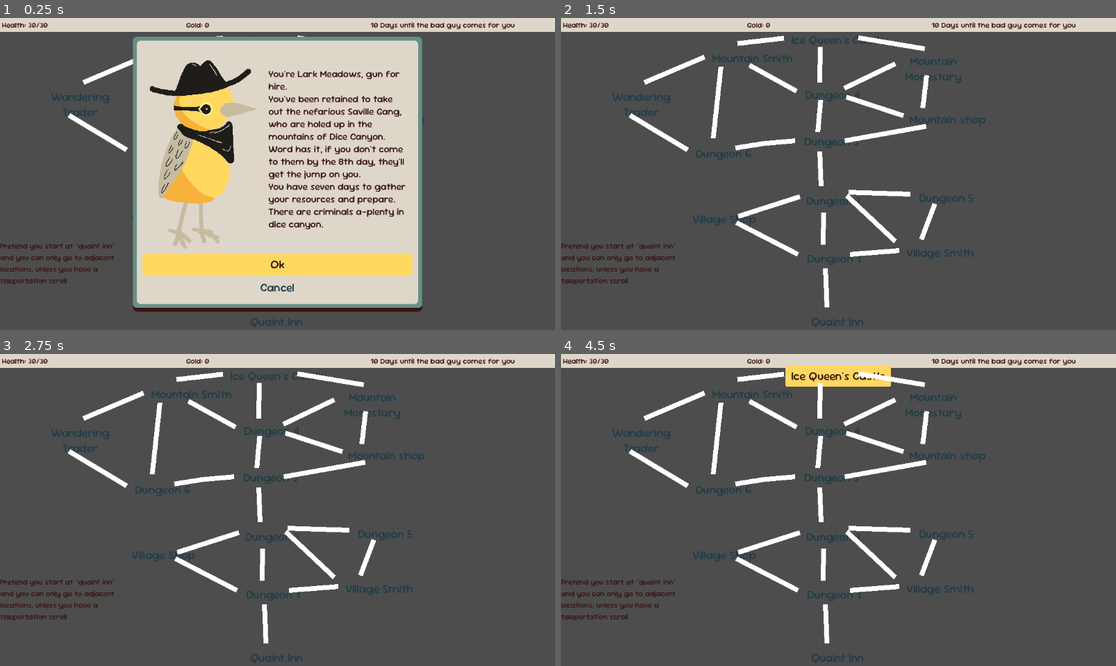
Above: before the commit, frames 1-4 (two rows, left to right).
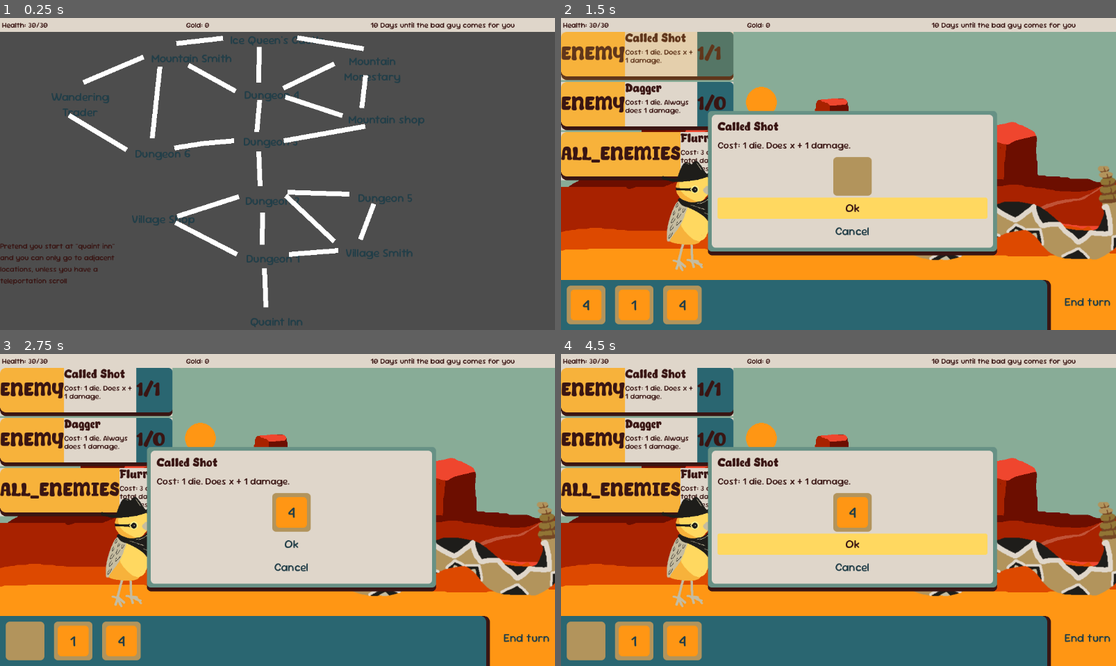
Above: after the commit, the same moments.

Repository: maryilewis/dice-game
Game: Godot game, scene res://main/main.tscn
Same seed, same stepped clock (60 frames per second), same inputs: the game is played once before the commit and once after it.
Inputs (mouse positions are in pixels of both pictures, inside the frame that each line leads up to):
- Up to frame 1 (0.25 s): no input
- Up to frame 2 (1.5 s): click (838, 264) at 0.5 s, where only the run before the commit has a clickable "Ok"; click (649, 55) at 1.27 s
- Up to frame 3 (2.75 s): click (27, 641) at 2 s, where only the run after the commit has a clickable "4"
- Up to frame 4 (4.5 s): click (633, 641) at 2.75 s, where only the run after the commit has a clickable "1"; click (855, 544) at 3.5 s, where only the run after the commit has a clickable "Ok"; click (838, 375) at 4.25 s, where only the run before the commit has a clickable "Ice Queen's Castle"

The runs differ from the first frame. In frame 1, 46% of the frame differs, in the area x 23-77%, y 6-95%; in frame 2, 95%; in frame 3, 95%; in frame 4, 95%, in the area x 0-100%, y 3-100%.

Commit message:
more good styling

Diff:
--- a/abilities/ability.gd
+++ b/abilities/ability.gd
@@ -1,3 +1,4 @@
+## Represents an instance of an ability
 @abstract
 class_name Ability extends Node
 
--- a/locations/dungeon_visual.gd
+++ b/locations/dungeon_visual.gd
@@ -2,6 +2,7 @@
 
 const DIE = preload("uid://b7tillw5s46vh")
 const ABILITY_SUMMARY = preload("uid://c4y33hfvqujok")
+const ABILITY_LIST_ITEM = preload("uid://bv2jb61ljkhrv")
 
 @export var player: Player
 @export var dungeon: Dungeon
@@ -17,10 +18,10 @@
 func _list_abilities():
 	print(player.abilities)
 	for ability in player.abilities:
-		var button = Button.new()
-		button.text = ability.display_name
-		button.pressed.connect(_select_ability.bind(ability))
-		%AbilityButtons.add_child(button)
+		var ability_button = ABILITY_LIST_ITEM.instantiate()
+		ability_button.ability = ability
+		ability_button.pressed.connect(_select_ability.bind(ability))
+		%AbilityButtons.add_child(ability_button)
 
 
 func _select_ability(ability: Ability):
--- a/locations/dungeon_visual.tscn
+++ b/locations/dungeon_visual.tscn
@@ -36,12 +36,8 @@
 [node name="AbilityButtons" type="VBoxContainer" parent="."]
 unique_name_in_owner = true
 layout_mode = 1
-anchors_preset = 4
-anchor_top = 0.5
-anchor_bottom = 0.5
-offset_top = -20.0
-offset_right = 40.0
-offset_bottom = 20.0
+anchors_preset = 9
+anchor_bottom = 1.0
 grow_vertical = 2
 
 [node name="BottomOfScreen" type="HBoxContainer" parent="."]
--- a/main/main.tscn
+++ b/main/main.tscn
@@ -40,6 +40,7 @@
 
 [node name="InstructionsModal" parent="." instance=ExtResource("1_53q0u")]
 unique_name_in_owner = true
+visible = false
 layout_mode = 1
 offset_left = -300.0
 offset_top = -200.0
--- a/shared ui elements/ability list item/ability_list_item.gd
+++ b/shared ui elements/ability list item/ability_list_item.gd
@@ -1,14 +1,28 @@
 class_name AbilityListItem extends Control
+
+signal pressed
 
 @export var ability: Ability:
 	set(value):
 		ability = value
-		%TargetsLabel.text = ability.target_type
+		%TargetsLabel.text = str(Ability.TargetType.keys()[ability.target_type])
 		%NameLabel.text = ability.display_name
 		%DescriptionLabel.text = ability.description
 		if ability.single_use:
 			%UsesLabel.text = "Single"
 		else:
-			%UsesLabel.text = ability.uses_per_turn
+			%UsesLabel.text = str(ability.uses_left) + "/" + str(ability.uses_per_turn)
 	get():
 		return ability
+
+
+func _used_up():
+	print("this ability should be disabled now")
+
+func _restored():
+	print("this ability is all better now")
+
+
+
+func _on_button_pressed():
+	pressed.emit()
--- a/shared ui elements/ability list item/ability_list_item.tscn
+++ b/shared ui elements/ability list item/ability_list_item.tscn
@@ -21,62 +21,70 @@
 corner_radius_top_right = 8
 corner_radius_bottom_right = 8
 
-[node name="AbilityListItem" type="Control"]
-layout_mode = 3
-anchors_preset = 15
-anchor_right = 1.0
-anchor_bottom = 1.0
-grow_horizontal = 2
+[node name="AbilityListItem" type="PanelContainer"]
+custom_minimum_size = Vector2(300, 100)
+anchors_preset = 4
+anchor_top = 0.5
+anchor_bottom = 0.5
+offset_top = -50.0
+offset_right = 300.0
+offset_bottom = 50.0
 grow_vertical = 2
+size_flags_horizontal = 0
+size_flags_vertical = 4
 script = ExtResource("1_ae7er")
 
-[node name="Button" type="Button" parent="."]
-layout_mode = 1
-anchors_preset = 15
-anchor_right = 1.0
-anchor_bottom = 1.0
-grow_horizontal = 2
-grow_vertical = 2
-
-[node name="HBoxContainer" type="HBoxContainer" parent="Button"]
-layout_mode = 0
-offset_right = 40.0
-offset_bottom = 40.0
+[node name="HBoxContainer" type="HBoxContainer" parent="."]
+layout_mode = 2
+mouse_filter = 2
 theme_override_constants/separation = 0
 
-[node name="PanelContainer" type="PanelContainer" parent="Button/HBoxContainer"]
+[node name="PanelContainer" type="PanelContainer" parent="HBoxContainer"]
 custom_minimum_size = Vector2(75, 100)
 layout_mode = 2
 theme_override_styles/panel = SubResource("StyleBoxFlat_ae7er")
 
-[node name="TargetsLabel" type="Label" parent="Button/HBoxContainer/PanelContainer"]
+[node name="TargetsLabel" type="Label" parent="HBoxContainer/PanelContainer"]
 unique_name_in_owner = true
 layout_mode = 2
 theme_type_variation = &"HeaderLarge"
 
-[node name="PanelContainer2" type="PanelContainer" parent="Button/HBoxContainer"]
+[node name="PanelContainer2" type="PanelContainer" parent="HBoxContainer"]
 custom_minimum_size = Vector2(150, 75)
 layout_mode = 2
 theme_override_styles/panel = SubResource("StyleBoxFlat_hy4hf")
 
-[node name="VBoxContainer" type="VBoxContainer" parent="Button/HBoxContainer/PanelContainer2"]
+[node name="VBoxContainer" type="VBoxContainer" parent="HBoxContainer/PanelContainer2"]
 layout_mode = 2
+size_flags_horizontal = 0
+size_flags_vertical = 4
 
-[node name="NameLabel" type="Label" parent="Button/HBoxContainer/PanelContainer2/VBoxContainer"]
+[node name="NameLabel" type="Label" parent="HBoxContainer/PanelContainer2/VBoxContainer"]
 unique_name_in_owner = true
 layout_mode = 2
+size_flags_horizontal = 0
 theme_type_variation = &"HeaderMedium"
 
-[node name="DescriptionLabel" type="Label" parent="Button/HBoxContainer/PanelContainer2/VBoxContainer"]
+[node name="DescriptionLabel" type="Label" parent="HBoxContainer/PanelContainer2/VBoxContainer"]
 unique_name_in_owner = true
+custom_minimum_size = Vector2(150, 60)
 layout_mode = 2
+theme_override_constants/line_spacing = -4
+autowrap_mode = 2
 
-[node name="PanelContainer3" type="PanelContainer" parent="Button/HBoxContainer"]
+[node name="PanelContainer3" type="PanelContainer" parent="HBoxContainer"]
 custom_minimum_size = Vector2(75, 75)
 layout_mode = 2
 theme_override_styles/panel = SubResource("StyleBoxFlat_p8k1q")
 
-[node name="UsesLabel" type="Label" parent="Button/HBoxContainer/PanelContainer3"]
+[node name="UsesLabel" type="Label" parent="HBoxContainer/PanelContainer3"]
 unique_name_in_owner = true
 layout_mode = 2
 theme_type_variation = &"HeaderLarge"
+
+[node name="Button" type="Button" parent="."]
+modulate = Color(1, 1, 1, 0.20784314)
+custom_minimum_size = Vector2(200, 80)
+layout_mode = 2
+
+[connection signal="pressed" from="Button" to="." method="_on_button_pressed"]
